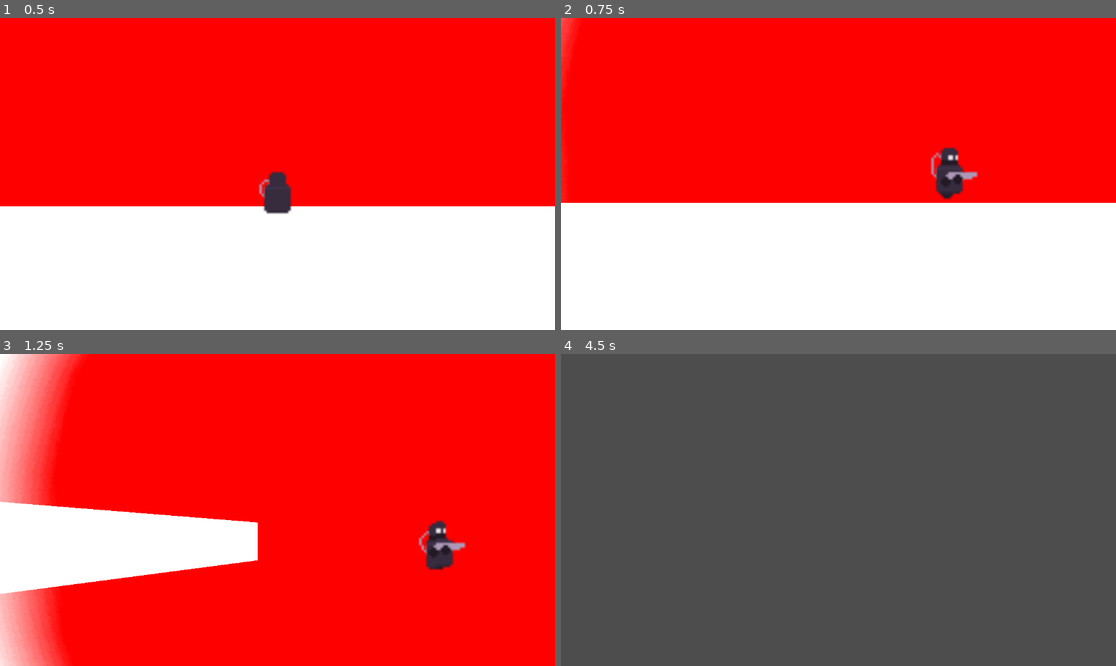
Above: before the commit, frames 1-4 (two rows, left to right).
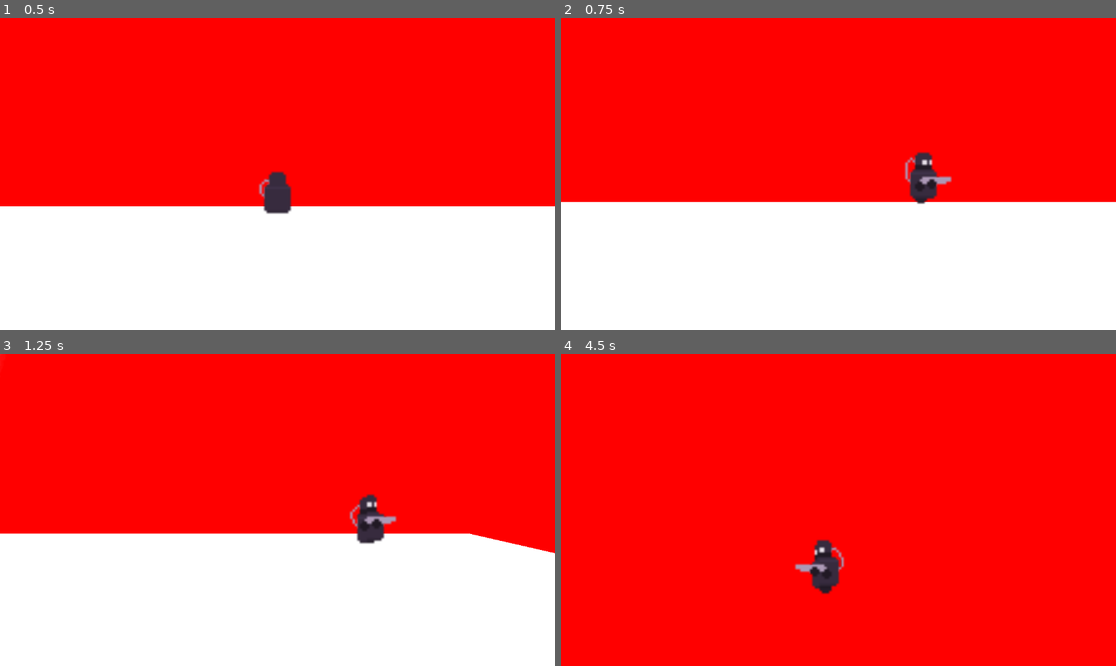
Above: after the commit, the same moments.

Repository: Crosgaard/characterLight
Game: Godot game, scene res://scenes/levels/level.tscn
Two runs of this game, one before a commit and one after it. Both use one fixed random seed, a clock stepped at 60 frames per second and the inputs below.
Inputs (mouse positions are in pixels of both pictures, inside the frame that each line leads up to):
- Up to frame 1 (0.5 s): no input
- Up to frame 2 (0.75 s): move the mouse to (960, 158) at 0.52 s; hold D (Right) from 0.53 s (still down); tap Shift (Dash) at 0.6 s
- Up to frame 3 (1.25 s): keep holding D (Right); tap Space (Jump) at 0.77 s
- Up to frame 4 (4.5 s): move the mouse to (727, 525) at 1.27 s; tap Shift (Dash) every 0.75 s from 1.35 to 4.35 s; tap Space (Jump) at 1.52, 3.02, 3.77 s; move the mouse to (894, 441) at 2.02 s; release D (Right) at 2.03 s; hold A (Left) 2.03-2.78 s; move the mouse to (810, 572) at 2.77 s; hold D (Right) 2.78-4.28 s; move the mouse to (1005, 556) at 3.52 s; move the mouse to (672, 463) at 4.27 s; hold A (Left) from 4.28 s (still down)

Frame 1 is identical in both runs. In frame 2, 2.3% of the frame differs, in the area x 0-100%, y 0-60%; in frame 3, 45%; in frame 4, 100%, in the area x 0-100%, y 0-100%.

Commit message:
Changed slow and dash length

Diff:
--- a/project.godot
+++ b/project.godot
@@ -28,22 +28,26 @@
 Left={
 "deadzone": 0.5,
 "events": [Object(InputEventKey,"resource_local_to_scene":false,"resource_name":"","device":-1,"window_id":0,"alt_pressed":false,"shift_pressed":false,"ctrl_pressed":false,"meta_pressed":false,"pressed":false,"keycode":0,"physical_keycode":65,"key_label":0,"unicode":97,"echo":false,"script":null)
+, Object(InputEventKey,"resource_local_to_scene":false,"resource_name":"","device":-1,"window_id":0,"alt_pressed":false,"shift_pressed":false,"ctrl_pressed":false,"meta_pressed":false,"pressed":false,"keycode":0,"physical_keycode":4194319,"key_label":0,"unicode":0,"echo":false,"script":null)
 ]
 }
 Right={
 "deadzone": 0.5,
 "events": [Object(InputEventKey,"resource_local_to_scene":false,"resource_name":"","device":-1,"window_id":0,"alt_pressed":false,"shift_pressed":false,"ctrl_pressed":false,"meta_pressed":false,"pressed":false,"keycode":0,"physical_keycode":68,"key_label":0,"unicode":100,"echo":false,"script":null)
+, Object(InputEventKey,"resource_local_to_scene":false,"resource_name":"","device":-1,"window_id":0,"alt_pressed":false,"shift_pressed":false,"ctrl_pressed":false,"meta_pressed":false,"pressed":false,"keycode":0,"physical_keycode":4194321,"key_label":0,"unicode":0,"echo":false,"script":null)
 ]
 }
 Jump={
 "deadzone": 0.5,
 "events": [Object(InputEventKey,"resource_local_to_scene":false,"resource_name":"","device":-1,"window_id":0,"alt_pressed":false,"shift_pressed":false,"ctrl_pressed":false,"meta_pressed":false,"pressed":false,"keycode":0,"physical_keycode":32,"key_label":0,"unicode":32,"echo":false,"script":null)
 , Object(InputEventKey,"resource_local_to_scene":false,"resource_name":"","device":-1,"window_id":0,"alt_pressed":false,"shift_pressed":false,"ctrl_pressed":false,"meta_pressed":false,"pressed":false,"keycode":0,"physical_keycode":87,"key_label":0,"unicode":119,"echo":false,"script":null)
+, Object(InputEventKey,"resource_local_to_scene":false,"resource_name":"","device":-1,"window_id":0,"alt_pressed":false,"shift_pressed":false,"ctrl_pressed":false,"meta_pressed":false,"pressed":false,"keycode":0,"physical_keycode":4194320,"key_label":0,"unicode":0,"echo":false,"script":null)
 ]
 }
 Dash={
 "deadzone": 0.5,
 "events": [Object(InputEventKey,"resource_local_to_scene":false,"resource_name":"","device":-1,"window_id":0,"alt_press …(182 unchanged characters)…
+, Object(InputEventKey,"resource_local_to_scene":false,"resource_name":"","device":-1,"window_id":0,"alt_pressed":false,"shift_pressed":false,"ctrl_pressed":false,"meta_pressed":false,"pressed":false,"keycode":0,"physical_keycode":81,"key_label":0,"unicode":113,"echo":false,"script":null)
 ]
 }
 
--- a/scenes/player/player.gd
+++ b/scenes/player/player.gd
@@ -8,8 +8,8 @@
 const MAX_SPEED = 300.0
 const MOVEMENT_ACCEL = 3000
 const JUMP_VELOCITY = -400.0
-const DASH_SPEED: float = 2000
-const DASH_SLOW_TIME: float = 1000
+const DASH_SPEED: float = 1500
+const DASH_SLOW_TIME: float = 1500
 const DASH_COOLDOWN: float = 250
 
 var dash_slow: bool = false
@@ -37,7 +37,7 @@
 		dash_slow = true
 		Engine.time_scale = time_scale_speed
 	if dash_slow and Time.get_ticks_msec() - last_dash_slow > DASH_SLOW_TIME:
-		Engine.time_scale *= 1.06
+		Engine.time_scale *= 1.05
 		if Engine.time_scale > 1:
 			Input.action_release("Dash")
 
